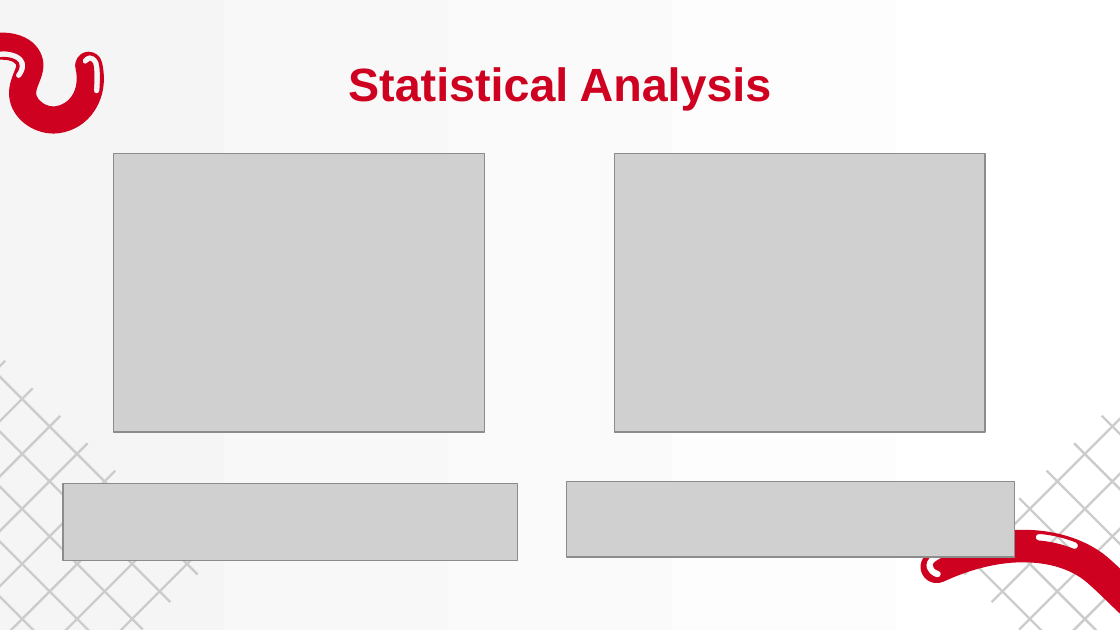
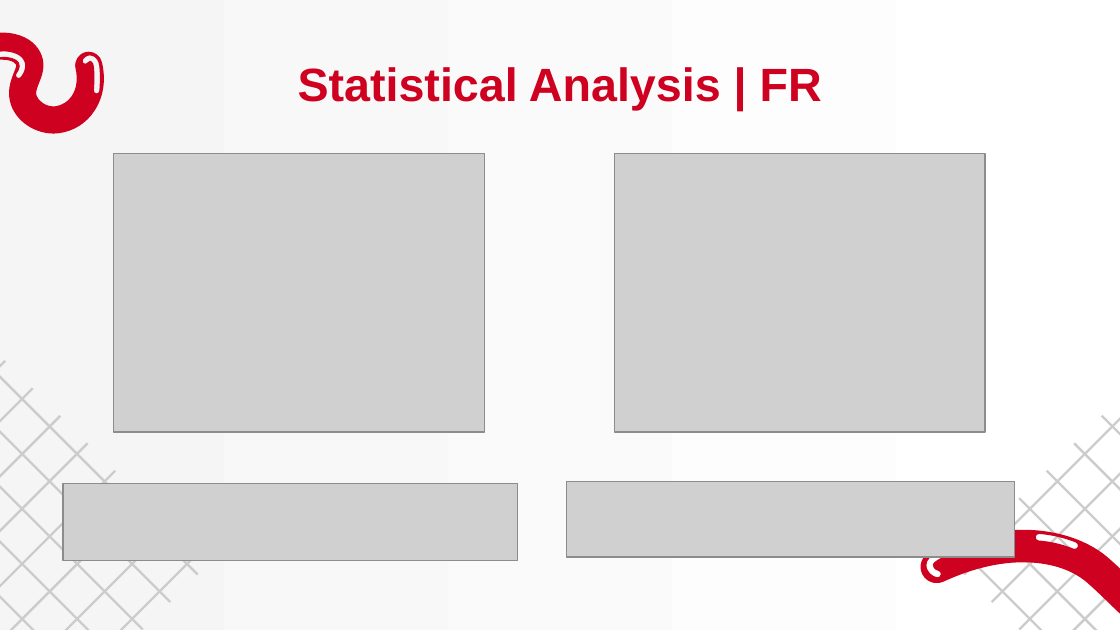
Before and after one commit to mircocazzaro/seupd2223-close, a slide deck: slide 22 of slides/presentation.pptx. Drawn at 1120x630 pixels with LibreOffice and Linux fonts; fonts in the diff are those of the drawing; grey boxes stand for pictures. Boxes give left, top, right and bottom in pixels: in the first picture for what was removed or moved away, otherwise in the second. Text is boxed around its words. In the diff, an @@ line names an element or a change of style, - is before the commit and + after.

```diff
--- a/slides/presentation.pptx
+++ b/slides/presentation.pptx
@@ title at <box>298,67,822,110</box>: text changed @@
-Statistical Analysis
+Statistical Analysis | FR
```
Also in this commit, not shown: 7 other slides changed, 1 other file.
